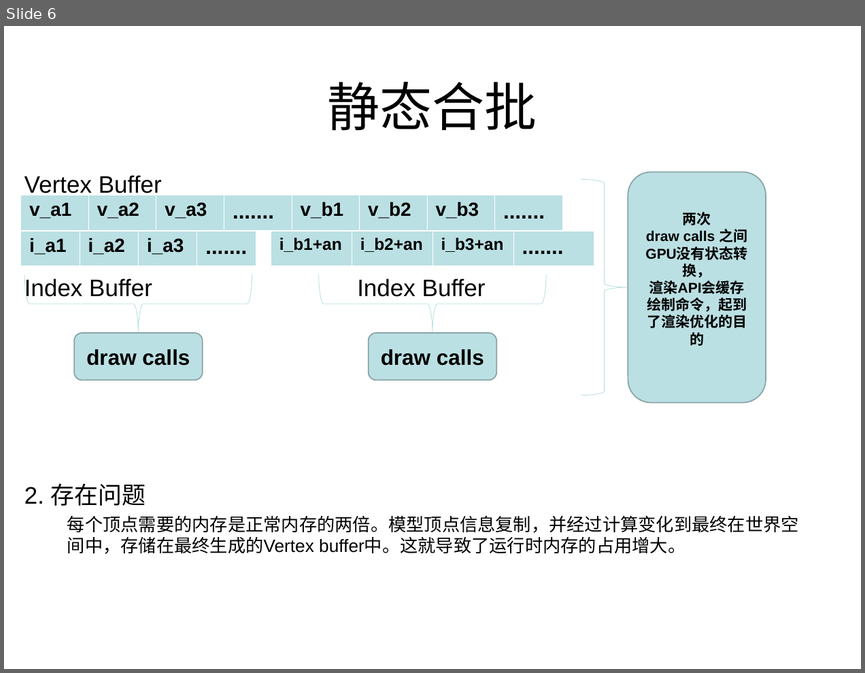
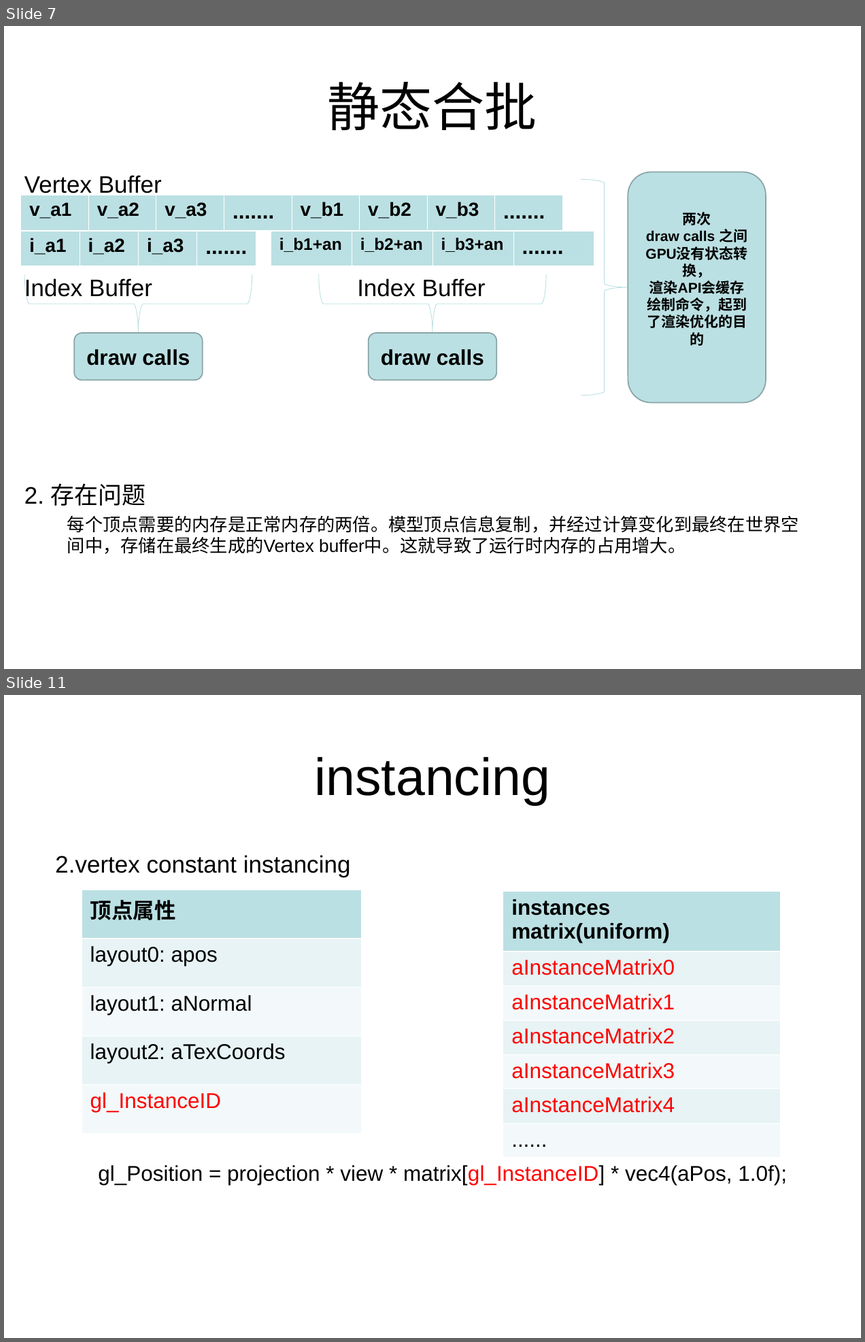
Before and after one commit to lhswei/learnopengl, a slide deck: sample/instancing/3D渲染instancing.ppt. Shown one above the other, each under a label of ours: slide 6 before the commit, slides 7 and 11 after it; the slides between them are not shown. The pictures are 865x673 and 865x1342 pixels, drawn with LibreOffice and Linux fonts; fonts in the diff are those of the drawing. Boxes give left, top, right and bottom in pixels: in the first picture for what was removed or moved away, otherwise in the second. Text is boxed around its words. In the diff, an @@ line names an element or a change of style, - is before the commit and + after.

```diff
--- a/sample/instancing/3D渲染instancing.ppt
+++ b/sample/instancing/3D渲染instancing.ppt
@@ slide 11 added at [4, 695, 861, 1338], background #FFFFFF @@
@@ title added at [314, 757, 550, 805], 44 pt, text #000000 @@
+instancing
@@ text added at [55, 855, 787, 1185], 18 pt, text #000000 @@
+2.vertex constant instancing
+    gl_Position = projection * view * matrix[gl_InstanceID] * vec4(aPos, 1.0f);
@@ table added at [81, 889, 360, 1133], 5 rows, 1 columns @@
+顶点属性
+layout0: apos
+layout1: aNormal
+layout2: aTexCoords
+gl_InstanceID
@@ table added at [502, 892, 781, 1141], 7 rows, 1 columns @@
+instances matrix(uniform)
+aInstanceMatrix0
+aInstanceMatrix1
+aInstanceMatrix2
+aInstanceMatrix3
+aInstanceMatrix4
+......
@@ what was slide 6 is now slide 7 @@
```
Also in this commit, not shown: 4 slides changed, 7 other slides added.
